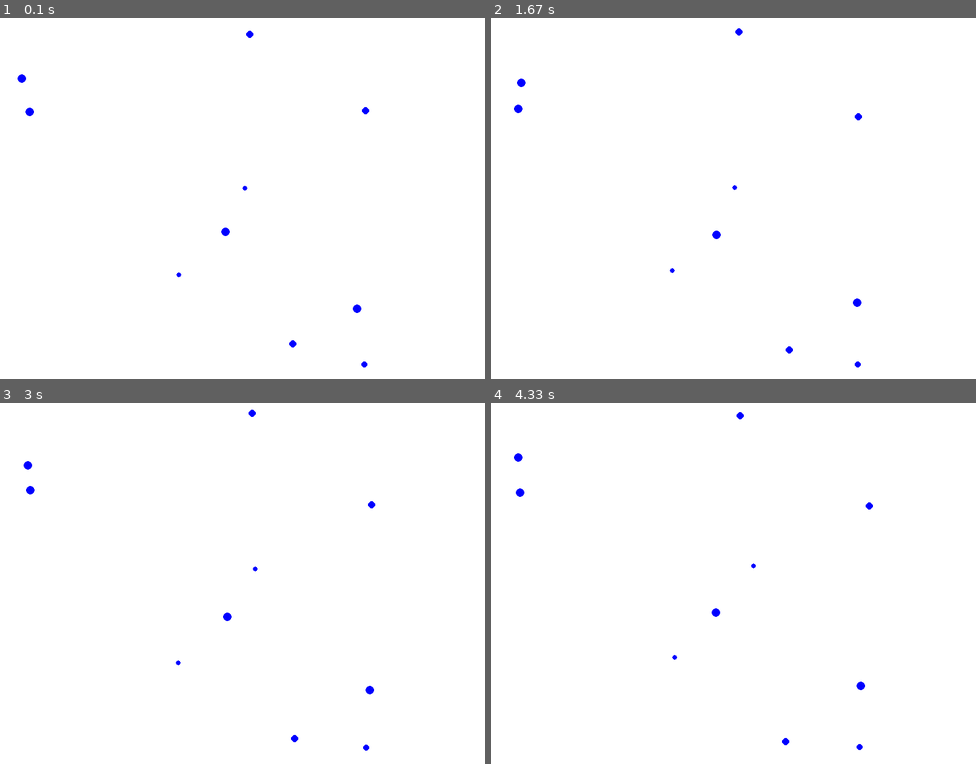
Above: before the commit, frames 1-4 (two rows, left to right).
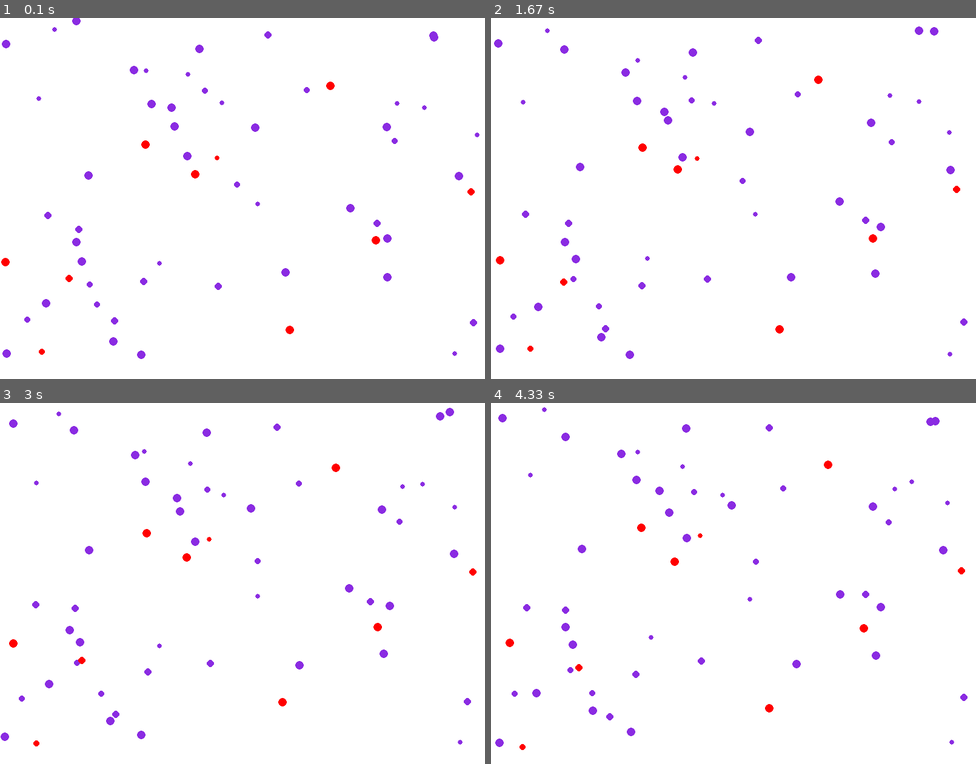
Above: after the commit, the same moments.

Repository: movalex/jupyter_work
Game: pygame game, started from Pygame/pygame_lesson.py
Same seed, same stepped clock (60 frames per second), same inputs: the game is played once before the commit and once after it.
Inputs:
- Up to frame 1 (0.1 s): no input
- Up to frame 2 (1.67 s): no input
- Up to frame 3 (3 s): no input
- Up to frame 4 (4.33 s): no input

The runs differ from the first frame. In frame 1, 1.6% of the frame differs, in the area x 0-99%, y 0-97%; in frame 2, 1.6%, in the area x 0-99%, y 2-97%; in frame 3, 1.6%; in frame 4, 1.6%.

Commit message:
add inheritance

Diff:
--- /dev/null
+++ b/Pygame/blob.py
@@ -0,0 +1,32 @@
+import random
+
+class Blob:
+    """basic pygame class"""
+
+    def __init__(self, color, x_boundary, y_boundary, movement_range):
+        self.x_boundary = x_boundary
+        self.y_boundary = y_boundary
+        self.x = random.randrange(0, self.x_boundary)
+        self.y = random.randrange(0, self.y_boundary)
+        self.color = color
+        self.size = random.randrange(4, 8)
+        self.movement_range = movement_range
+
+    def move(self):
+        self.move_x = random.randrange(self.movement_range[0], self.movement_range[1])
+        self.move_y = random.randrange(self.movement_range[0], self.movement_range[1])
+        self.x += self.move_x
+        self.y += self.move_y
+
+    def check_bounds(self):
+        if self.x < 5:
+            self.x = 5
+        elif self.x > self.x_boundary - 5:
+            self.x = self.x_boundary - 50
+            print("gotchaX")
+
+        if self.y < 5:
+            self.y = 50
+        elif self.y > self.y_boundary - 5:
+            self.y = self.y_boundary - 50
+            print("gotchaY")
--- a/Pygame/pygame_lesson.py
+++ b/Pygame/pygame_lesson.py
@@ -1,64 +1,63 @@
 import pygame
-import random
+from blob import Blob
 
-
-STARTING_BLUE_BLOBS = 10
-STARTING_RED_BLOBS = 3
+STARTING_BLUE_BLOBS = 50
+STARTING_RED_BLOBS = 10
 WIDTH = 800
 HEIGHT = 600
 WHITE = (255, 255, 255)
 BLUE = (0, 0, 255)
+GREEN = (0, 255, 0)
 RED = (255, 0, 0)
+PURPLE = (138, 43, 226)
 
 game_display = pygame.display.set_mode((WIDTH, HEIGHT))
 pygame.display.set_caption("Blob World")
 clock = pygame.time.Clock()
 
 
-class Blob:
-
-    """basic pygame class"""
-
-    def __init__(self, color):
-        self.x = random.randrange(0, WIDTH)
-        self.y = random.randrange(0, HEIGHT)
-        self.color = color
-        self.size = random.randrange(4, 8)
-
-    def move(self):
-        self.move_x = random.randrange(-1, 2)
-        self.move_y = random.randrange(-1, 2)
-        self.x += self.move_x
-        self.y += self.move_y
-
-        if self.x < 0:
-            self.x = 0
-        elif self.x > WIDTH:
-            self.x = WIDTH
-
-        if self.y < 0:
-            self.y = 0
-        elif self.y > HEIGHT:
-            self.y = HEIGHT
+class PurpleBlob(Blob):
+    """docstring for GreenBlob"""
+    def __init__(self, color, x_boundary, y_boundary, movement_range):
+        super().__init__(color, x_boundary, y_boundary, movement_range)
+        self.color = PURPLE
 
 
-def draw_env(blobs):
+class RedBlob(Blob):
+    """docstring for GreenBlob"""
+    def __init__(self, color, x_boundary, y_boundary, movement_range):
+        super().__init__(color, x_boundary, y_boundary, movement_range)
+        self.color = RED
+
+
+class GreenBlob(Blob):
+    """docstring for GreenBlob"""
+    def __init__(self, color, x_boundary, y_boundary, movement_range):
+        super().__init__(color, x_boundary, y_boundary, movement_range)
+        self.color = GREEN
+
+
+def draw_env(blob_list):
     game_display.fill(WHITE)
-    for blob in blobs:
-        pygame.draw.circle(game_display, blob.color, (blob.x, blob.y), blob.size)
-        blob.move()
+    for blobs in blob_list:
+        for blob_id, blob in blobs.items():
+            pygame.draw.circle(game_display, blob.color, [blob.x, blob.y], blob.size)
+            blob.move()
+            blob.check_bounds()
     pygame.display.update()
 
 
 def main():
-    blue_blobs = [Blob(BLUE) for _ in range(STARTING_BLUE_BLOBS)]
+    blue_blobs = dict(enumerate([PurpleBlob(BLUE, WIDTH, HEIGHT, (-1, 2)) for _ in
+                                range(STARTING_BLUE_BLOBS)]))
+    red_blobs = dict(enumerate([RedBlob(RED, WIDTH, HEIGHT, (-1, 2)) for _ in
+                                range(STARTING_RED_BLOBS)]))
     while True:
         for event in pygame.event.get():
-            print(event)
             if event.type == pygame.QUIT:
                 pygame.quit()
                 quit()
-        draw_env(blue_blobs)
+        draw_env([blue_blobs, red_blobs])
         clock.tick(60)
 
 
